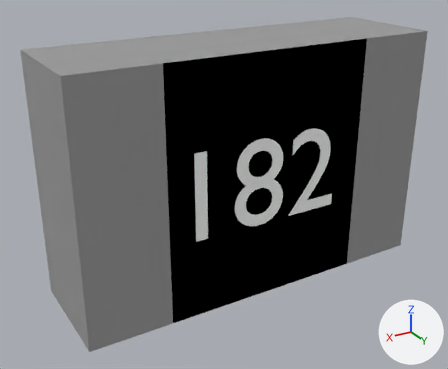
The Blender file Pcb/Resistors/Smd_0805/3D_View/1k_0805.blend as it was, and as the next commit left it.
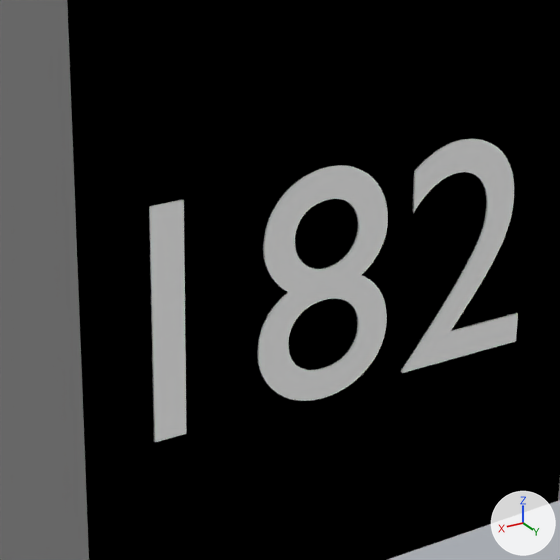
Each version is shown whole from a 50 mm lens placed at (0.695, 1.221, 0.501), pointed at (0.038, 0.126, -0.046), then close up on the part from 31% to 78% of the width and 21% to 77% of the height. Every picture has the same lights, and +X, +Y and +Z are marked at lower right.

The first close-up shows 'ShapeIndexedFaceSet.001', 'ShapeIndexedFaceSet.002', 'Text'.
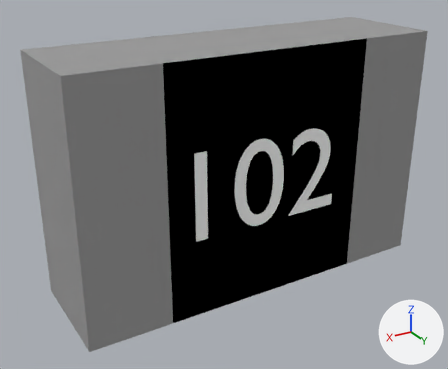
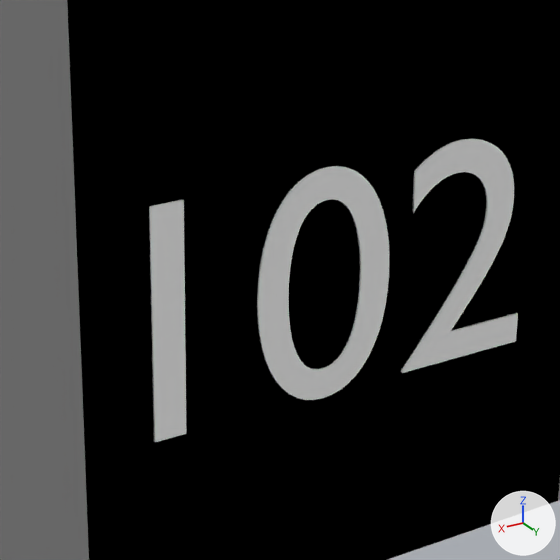
What differs and where, as boxes [x1, y1, x2, y2] in the close-ups (560 x 560 px):
'Text', text changed: [149, 139, 518, 442] in both

The change, as a list of edits to the scene's bpy script:
```text
Change txt_text:
    txt_text.body: '182' -> '102'
```
